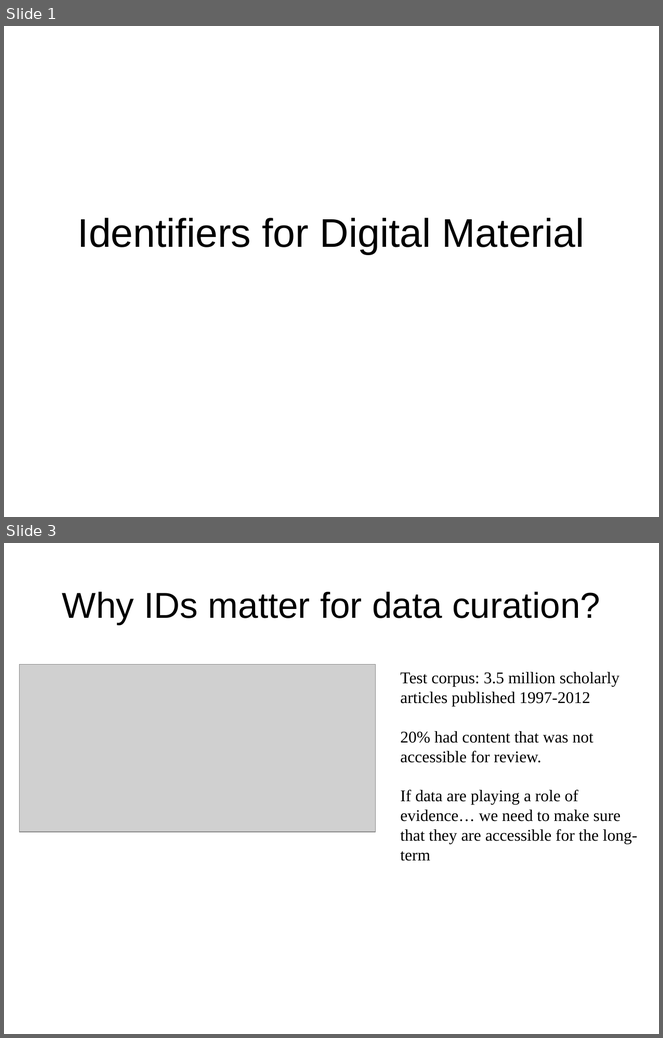
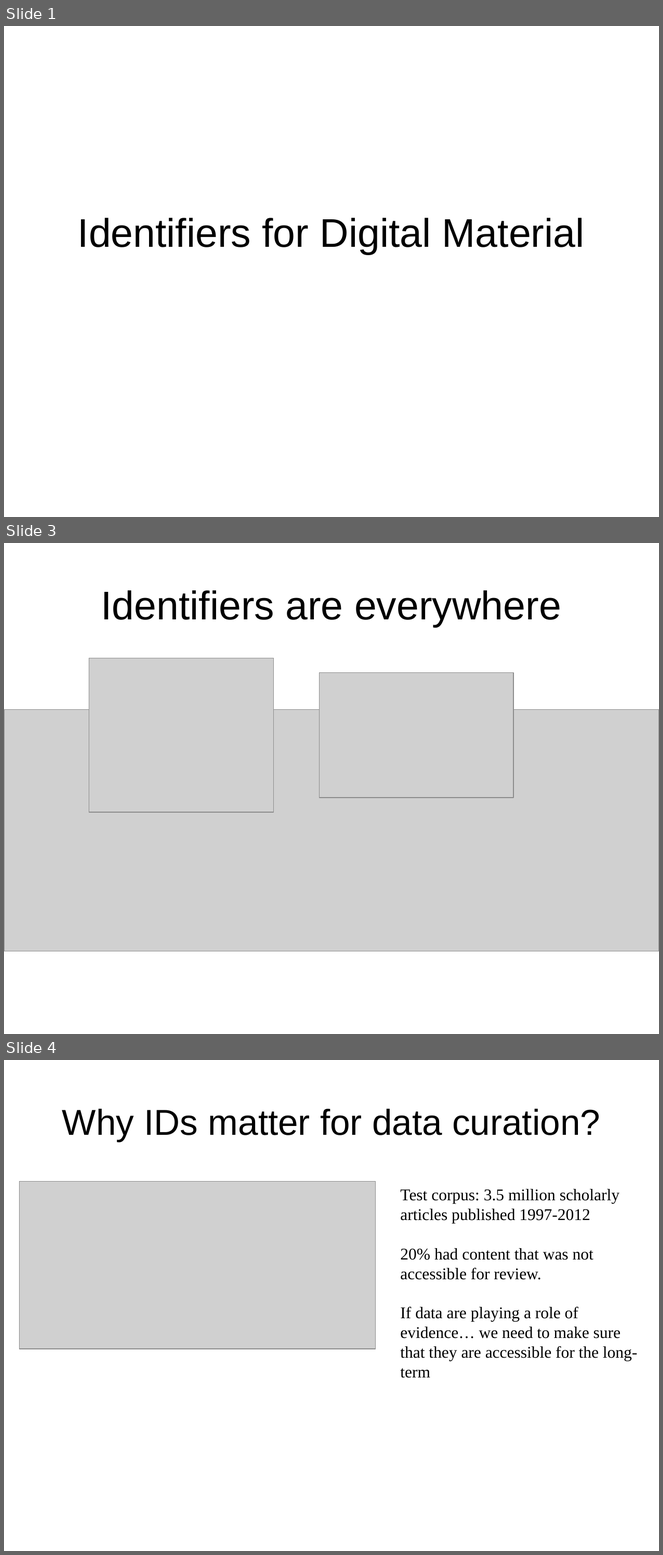
Before and after one commit to DataCurationWorkshop/HongKongCurationWorkshop, a slide deck: Day_1/Lectures/Slides/Day_1_Lecture_Identifier.pptx. Shown one above the other, each under a label of ours: slides 1 and 3 before the commit, slides 1, 3 and 4 after it; the slides between them are not shown. The pictures are 663x1038 and 663x1555 pixels, drawn with LibreOffice and Linux fonts; fonts in the diff are those of the drawing; grey boxes stand for pictures; background and template pictures are left out. Boxes give left, top, right and bottom in pixels: in the first picture for what was removed or moved away, otherwise in the second. Text is boxed around its words. In the diff, an @@ line names an element or a change of style, - is before the commit and + after.

```diff
--- a/Day_1/Lectures/Slides/Day_1_Lecture_Identifier.pptx
+++ b/Day_1/Lectures/Slides/Day_1_Lecture_Identifier.pptx
@@ slide 3 added at bbox=[4, 543, 659, 1034], background #FFFFFF @@
@@ title added at bbox=[101, 590, 561, 627], 44 pt, text #000000 @@
+Identifiers are everywhere
@@ picture added at bbox=[89, 658, 274, 813] @@
@@ picture added at bbox=[319, 672, 513, 798] @@
@@ picture added at bbox=[4, 710, 659, 952] @@
@@ what was slide 3 is now slide 4 @@
```
Also in this commit, not shown: 5 slides changed, 2 other slides added, 2 other files.
